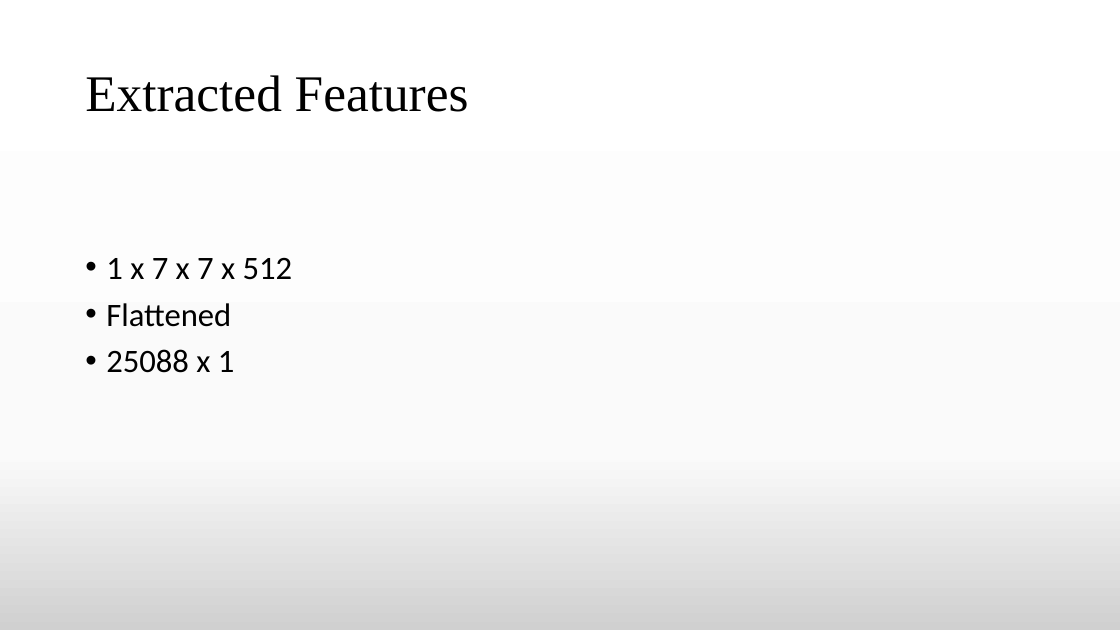
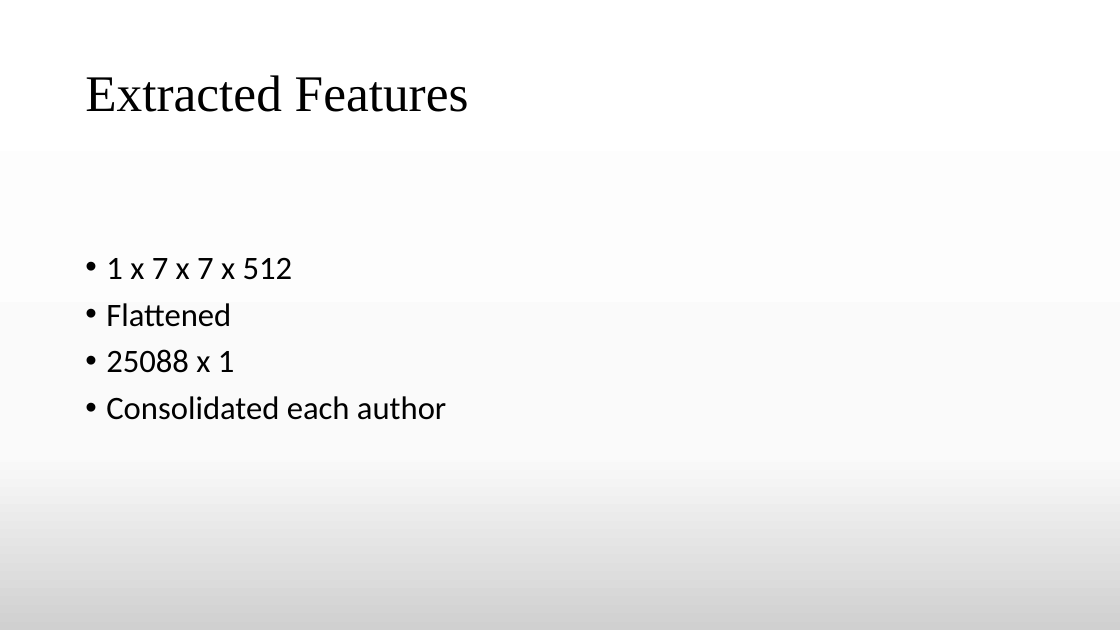
Before and after one commit to TheAnonymousMan/local-language-recognition-gcelt-class-2021, a slide deck: slide 22 of Documentation/4th Year Project Presentation.pptx (slide 21 before the commit). Drawn at 1120x630 pixels with LibreOffice and Linux fonts; fonts in the diff are those of the drawing. Boxes give left, top, right and bottom in pixels: in the first picture for what was removed or moved away, otherwise in the second. Text is boxed around its words. In the diff, an @@ line names an element or a change of style, - is before the commit and + after.

```diff
--- a/Documentation/4th Year Project Presentation.pptx
+++ b/Documentation/4th Year Project Presentation.pptx
@@ text at (106, 396, 446, 420): paragraph added @@
+• Consolidated each author
```
Also in this commit, not shown: 4 other slides changed, 2 slides added, 1 slide removed.
